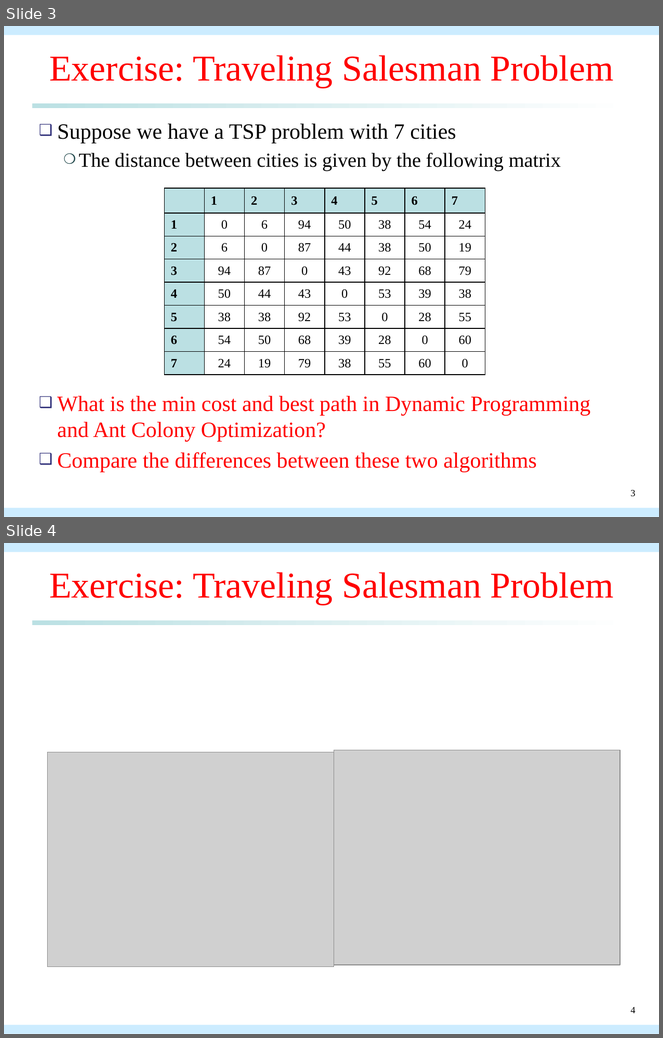
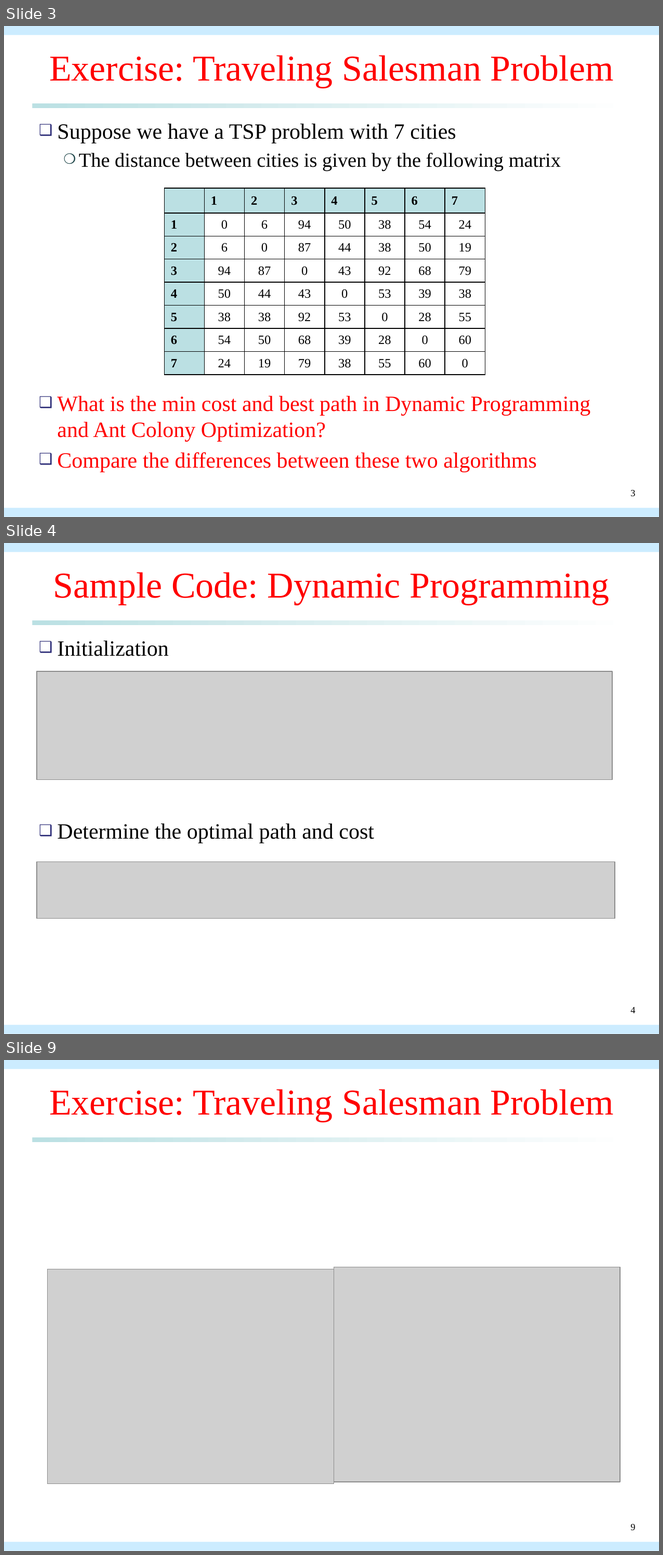
Before and after one commit to qwe8496516/AI_course, a slide deck: AI_presentation/aco_presentation_solution.pptx. Shown one above the other, each under a label of ours: slides 3 and 4 before the commit, slides 3, 4 and 9 after it; the slides between them are not shown. The pictures are 663x1038 and 663x1555 pixels, drawn with LibreOffice and Linux fonts; fonts in the diff are those of the drawing; grey boxes stand for pictures. Boxes give left, top, right and bottom in pixels: in the first picture for what was removed or moved away, otherwise in the second. Text is boxed around its words. In the diff, an @@ line names an element or a change of style, - is before the commit and + after.

```diff
--- a/AI_presentation/aco_presentation_solution.pptx
+++ b/AI_presentation/aco_presentation_solution.pptx
@@ slide 4 added at [4, 543, 659, 1034], background #FFFFFF; not listed: 3 template elements that a slide beside it also shows @@
@@ title added at [53, 572, 609, 605], 40 pt, text #FF0000 @@
+Sample Code: Dynamic Programming
@@ text added at [57, 641, 374, 844], 24 pt, text #000000 @@
+❑ Initialization
+❑ Determine the optimal path and cost
@@ picture added at [37, 671, 613, 780] @@
@@ picture added at [37, 862, 614, 919] @@
@@ page number added at [631, 1007, 635, 1014], 10.5 pt, text #000000 @@
+4
@@ what was slide 4 is now slide 9 @@
@@ page number at [631, 1524, 635, 1531]: text changed @@
-4
+9
```
Also in this commit, not shown: 1 slide changed, 4 other slides added, 2 other files.
